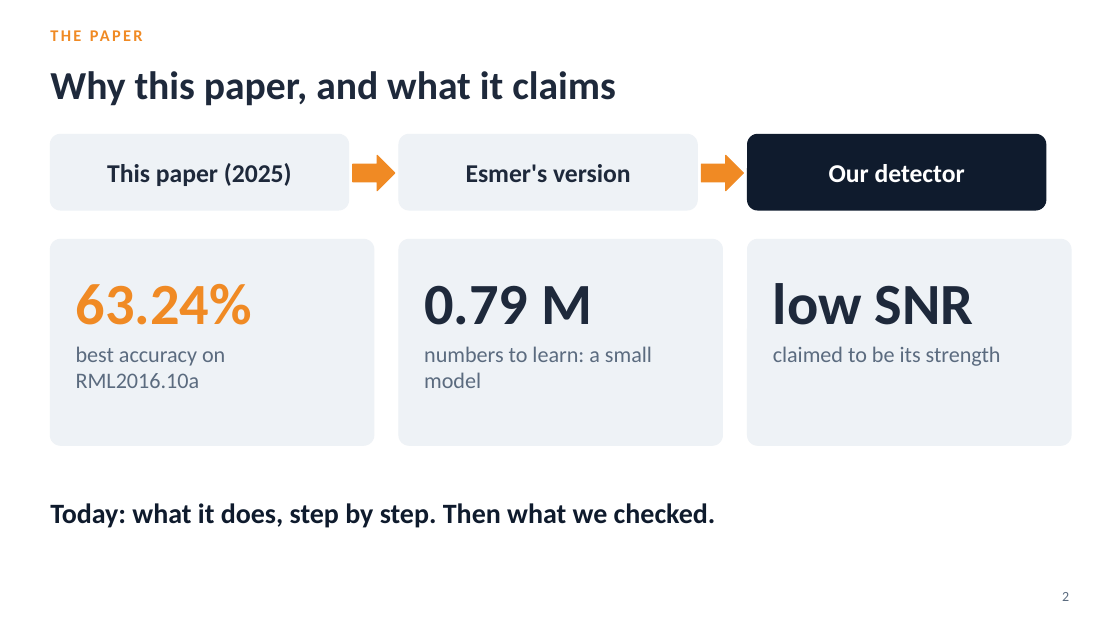
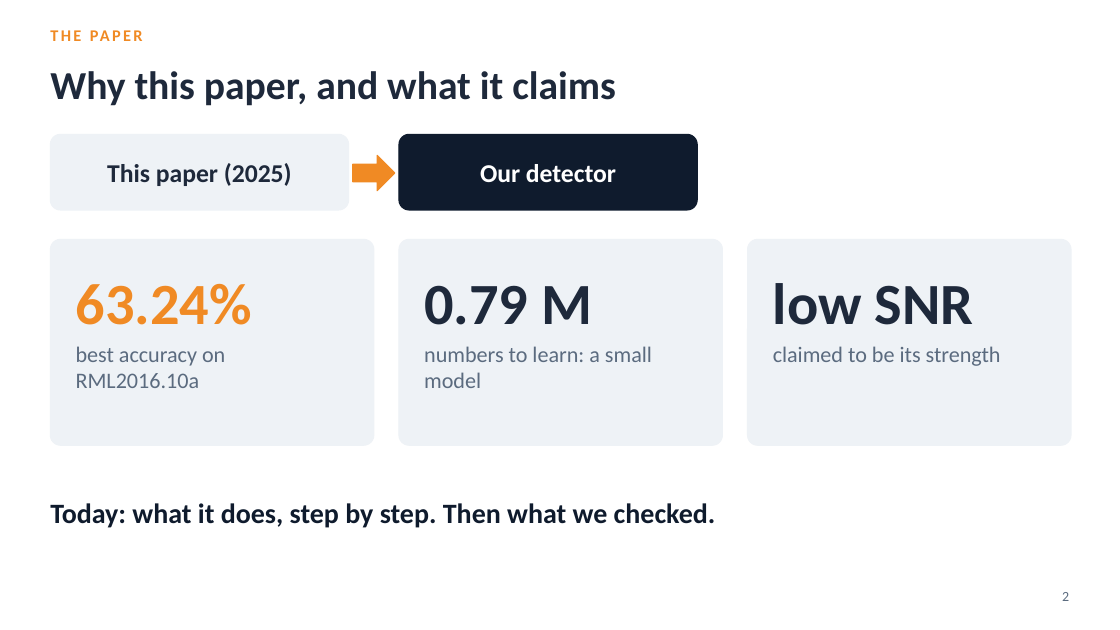
Before and after one commit to YusufBilo78/amc, a slide deck: slide 2 of deck/moshe_paper_icrnna.pptx. Drawn at 1120x630 pixels with LibreOffice and Linux fonts; fonts in the diff are those of the drawing. Boxes give left, top, right and bottom in pixels: in the first picture for what was removed or moved away, otherwise in the second. Text is boxed around its words. In the diff, an @@ line names an element or a change of style, - is before the commit and + after.

```diff
--- a/deck/moshe_paper_icrnna.pptx
+++ b/deck/moshe_paper_icrnna.pptx
@@ text "Our detector" moved from (x1=829, y1=164, x2=965, y2=182) to (x1=480, y1=164, x2=616, y2=182) @@
@@ rounded rectangle at (x1=399, y1=134, x2=697, y2=210): fill #EEF2F6 to #0F1B2D; outline #EEF2F6 1 pt to #0F1B2D 1 pt @@
@@ rounded rectangle removed at (x1=748, y1=134, x2=1046, y2=210) @@
@@ text removed at (x1=466, y1=164, x2=631, y2=182) @@
-Esmer's version
@@ right arrow removed at (x1=702, y1=155, x2=744, y2=191) @@
```
Also in this commit, not shown: 1 other slide changed, 4 other files.
